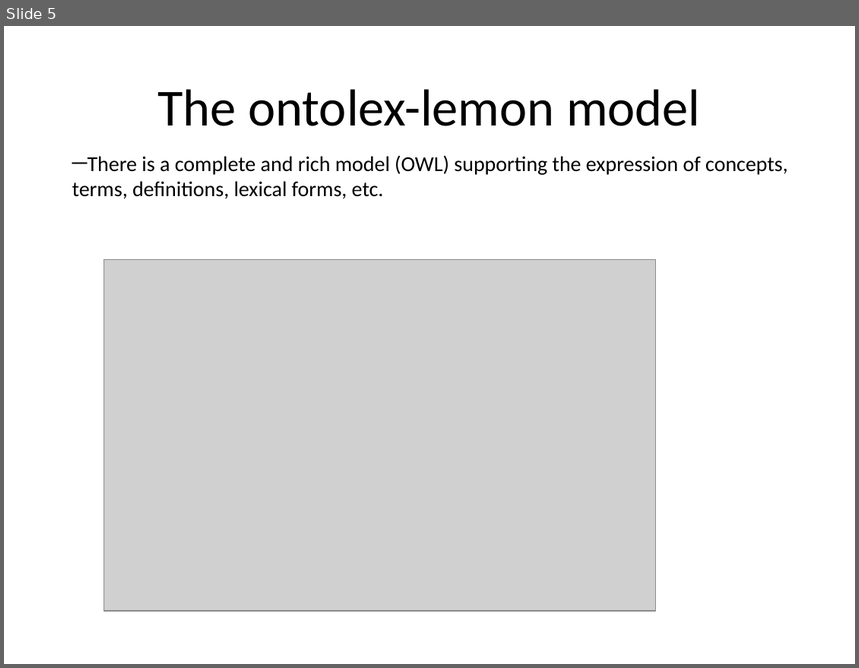
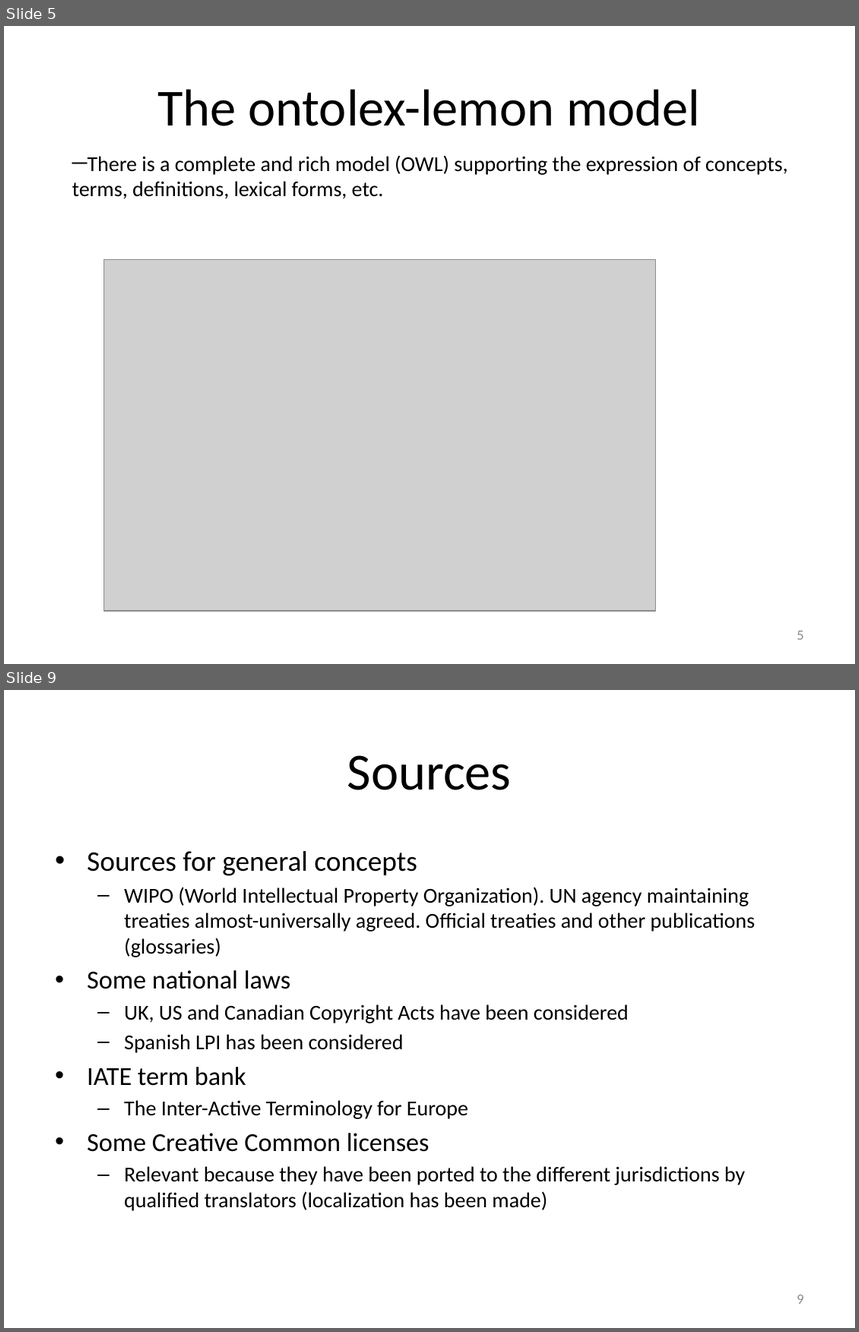
Before and after one commit to liderproject/tbx2rdfservice, a slide deck: slides.pptx. Shown one above the other, each under a label of ours: slide 5 before the commit, slides 5 and 9 after it; the slides between them are not shown. The pictures are 859x668 and 859x1332 pixels, drawn with LibreOffice and Linux fonts; fonts in the diff are those of the drawing; grey boxes stand for pictures. Boxes give left, top, right and bottom in pixels: in the first picture for what was removed or moved away, otherwise in the second. Text is boxed around its words. In the diff, an @@ line names an element or a change of style, - is before the commit and + after.

```diff
--- a/slides.pptx
+++ b/slides.pptx
@@ slide 9 added at (4,690,855,1328), background #FFFFFF @@
@@ title added at (348,755,512,790), 44 pt, text #000000 @@
+Sources
@@ text added at (87,851,756,1211), 18 pt, text #000000 @@
+• Sources for general concepts
+  – WIPO (World Intellectual Property Organization). UN agency maintaining treaties almost-universally agreed. Official treaties and other publications (glossaries)
+• Some national laws
+  – UK, US and Canadian Copyright Acts have been considered
+  – Spanish LPI has been considered
+• IATE term bank
+  – The Inter-Active Terminology for Europe
+• Some Creative Common licenses
+  – Relevant because they have been ported to the different jurisdictions by qualified translators (localization has been made)
@@ page number added at (797,1295,804,1304), 12 pt, text #8C8C8C @@
+9
@@ slide 5 changed as well @@
@@ page number added at (797,631,804,640), 12 pt, text #8C8C8C @@
+5
```
Also in this commit, not shown: 5 other slides changed, 23 other slides added, 2 slides removed, 3 other files.
